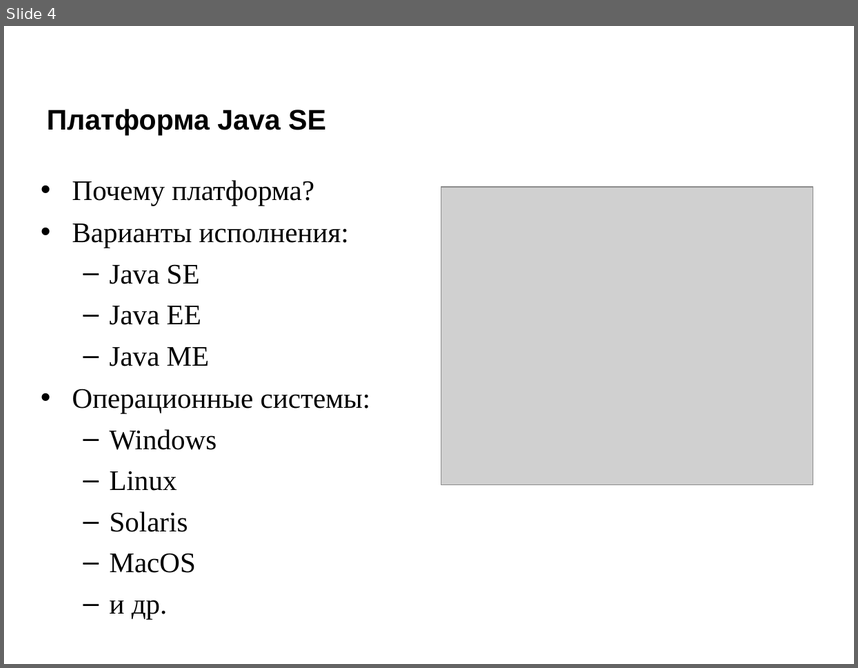
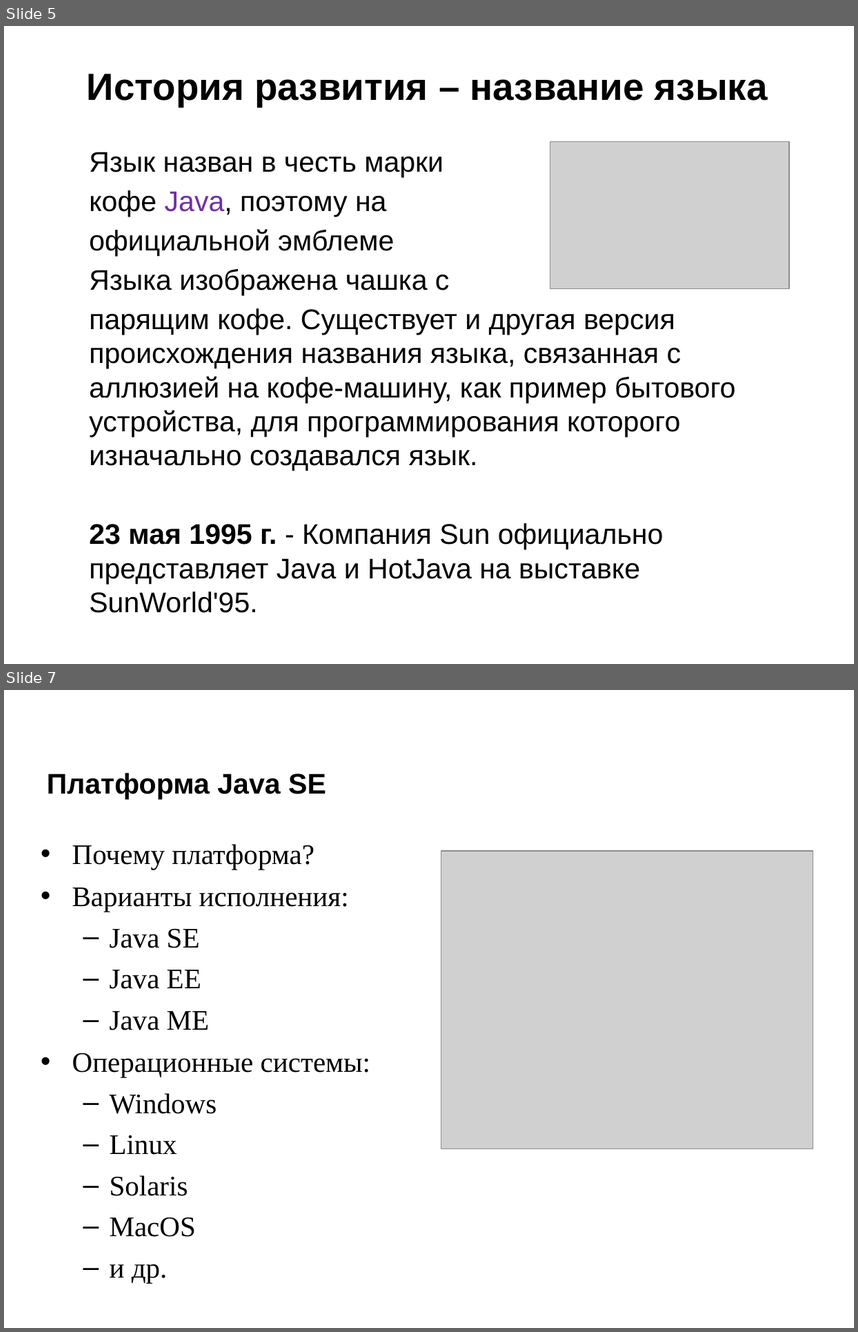
Before and after one commit to maxchv/JavaLessons, a slide deck: Lesson01/Or_JavaSE_intro.ppt [Режим совместимости] [восстановлен].ppt. Shown one above the other, each under a label of ours: slide 4 before the commit, slides 5 and 7 after it; the slides between them are not shown. The pictures are 858x668 and 858x1332 pixels, drawn with LibreOffice and Linux fonts; fonts in the diff are those of the drawing; grey boxes stand for pictures; background and template pictures are left out. Boxes give left, top, right and bottom in pixels: in the first picture for what was removed or moved away, otherwise in the second. Text is boxed around its words. In the diff, an @@ line names an element or a change of style, - is before the commit and + after.

```diff
--- a/Lesson01/Or_JavaSE_intro.ppt [Режим совместимости] [восстановлен].ppt
+++ b/Lesson01/Or_JavaSE_intro.ppt [Режим совместимости] [восстановлен].ppt
@@ slide 5 added at (4, 26, 854, 664), background #FFFFFF @@
@@ title added at (87, 74, 768, 107), 32 pt, text #000000, bold @@
+История развития – название языка
@@ picture added at (550, 142, 789, 289) @@
@@ text added at (89, 152, 735, 612), 24 pt, text #000000 @@
+Язык назван в честь марки
+кофе Java, поэтому на
+официальной эмблеме
+Языка изображена чашка с
+парящим кофе. Существует и другая версия происхождения названия языка, связанная с аллюзией на кофе-машину, как пример бытового устройства, для программирования которого изначально создавался язык.
+23 мая 1995 г. - Компания Sun официально представляет Java и HotJava на выставке SunWorld'95.
@@ what was slide 4 is now slide 7 @@
```
Also in this commit, not shown: 5 slides changed, 4 other slides added, 7 slides removed, 4 other files.
